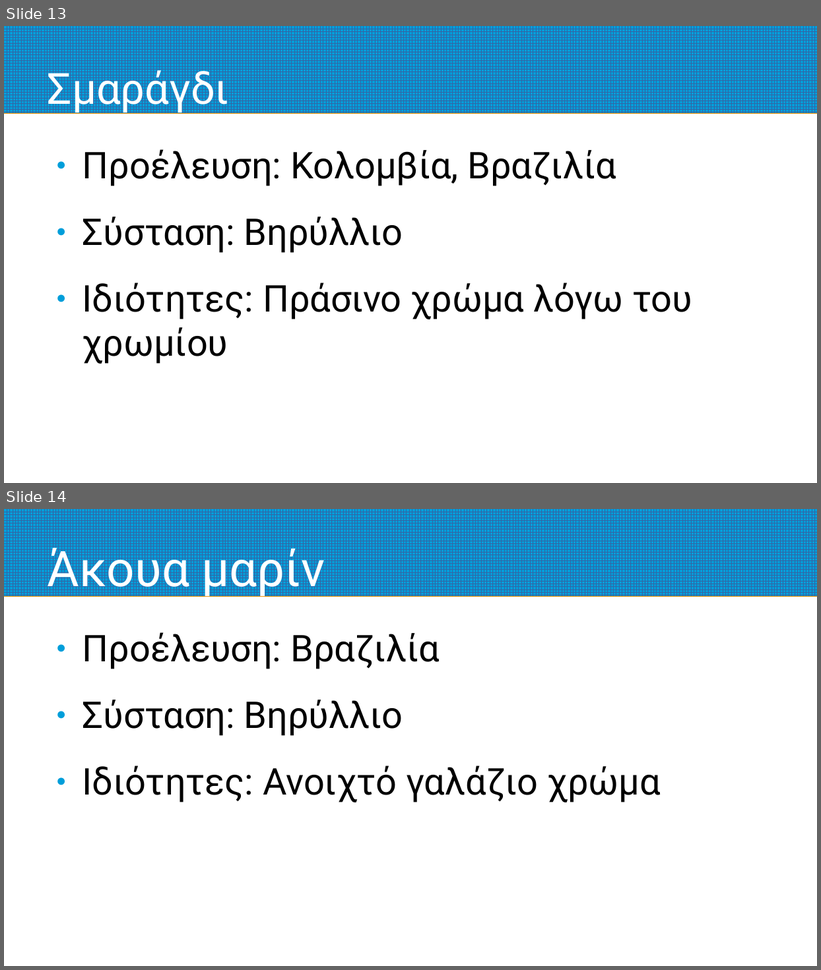
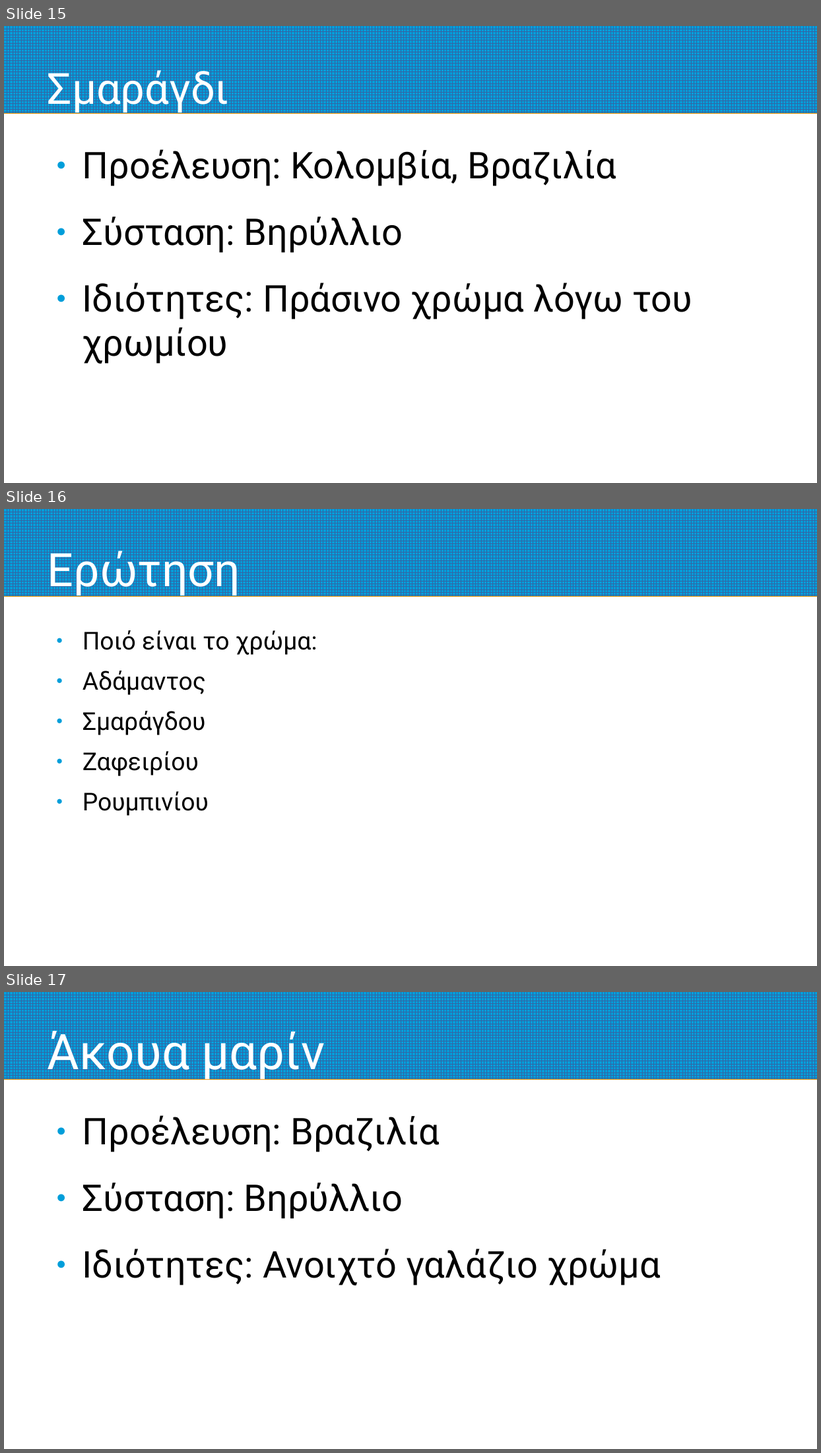
Before and after one commit to nickaiva/epas, a slide deck: preciousStones.odp. Shown one above the other, each under a label of ours: slides 13 and 14 before the commit, slides 15, 16 and 17 after it. The pictures are 821x970 and 821x1453 pixels, drawn with LibreOffice and Linux fonts; fonts in the diff are those of the drawing. Boxes give left, top, right and bottom in pixels: in the first picture for what was removed or moved away, otherwise in the second. Text is boxed around its words. In the diff, an @@ line names an element or a change of style, - is before the commit and + after.

```diff
--- a/preciousStones.odp
+++ b/preciousStones.odp
@@ slide 16 added at (4, 509, 817, 966), background #FFFFFF; not listed: 1 template element that a slide beside it also shows @@
@@ title added at (48, 545, 240, 597), 45 pt, text #FFFFFF @@
+Ερώτηση
@@ text added at (83, 630, 318, 816), 24 pt, text #000000 @@
+● Ποιό είναι το χρώμα:
+● Αδάμαντος
+● Σμαράγδου
+● Ζαφειρίου
+● Ρουμπινίου
@@ what was slide 13 is now slide 15 @@
@@ what was slide 14 is now slide 17 @@
```
Also in this commit, not shown: 2 slides changed, 4 other slides added, 1 other file.
